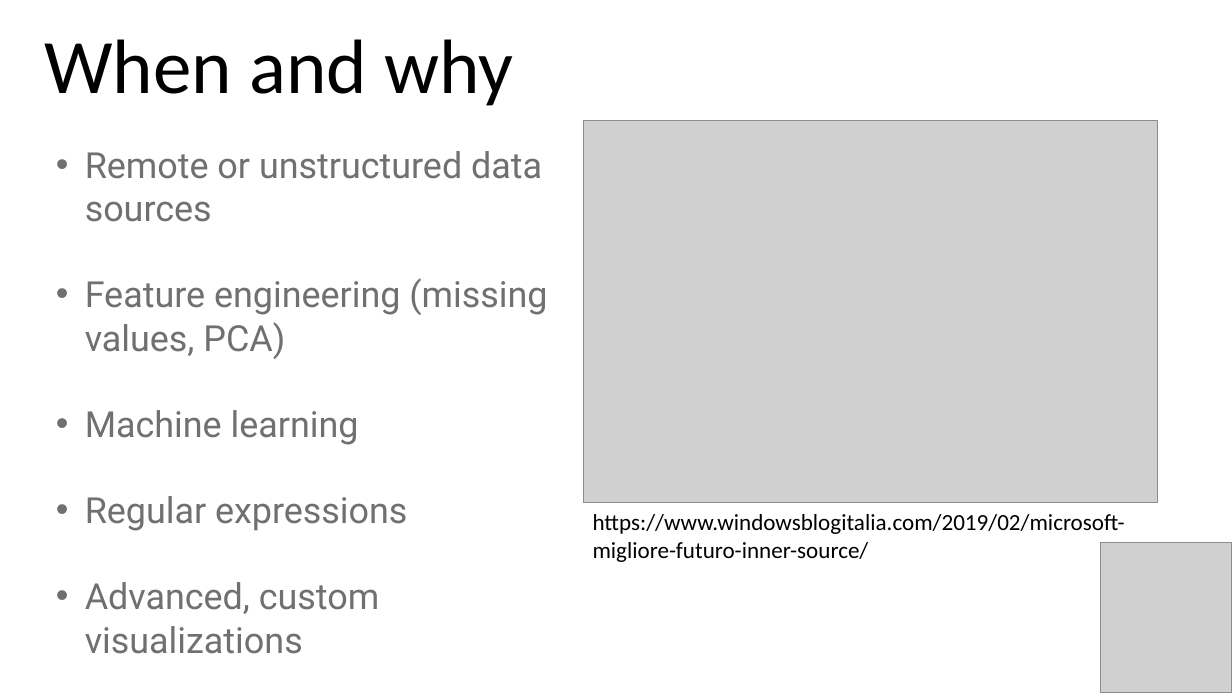
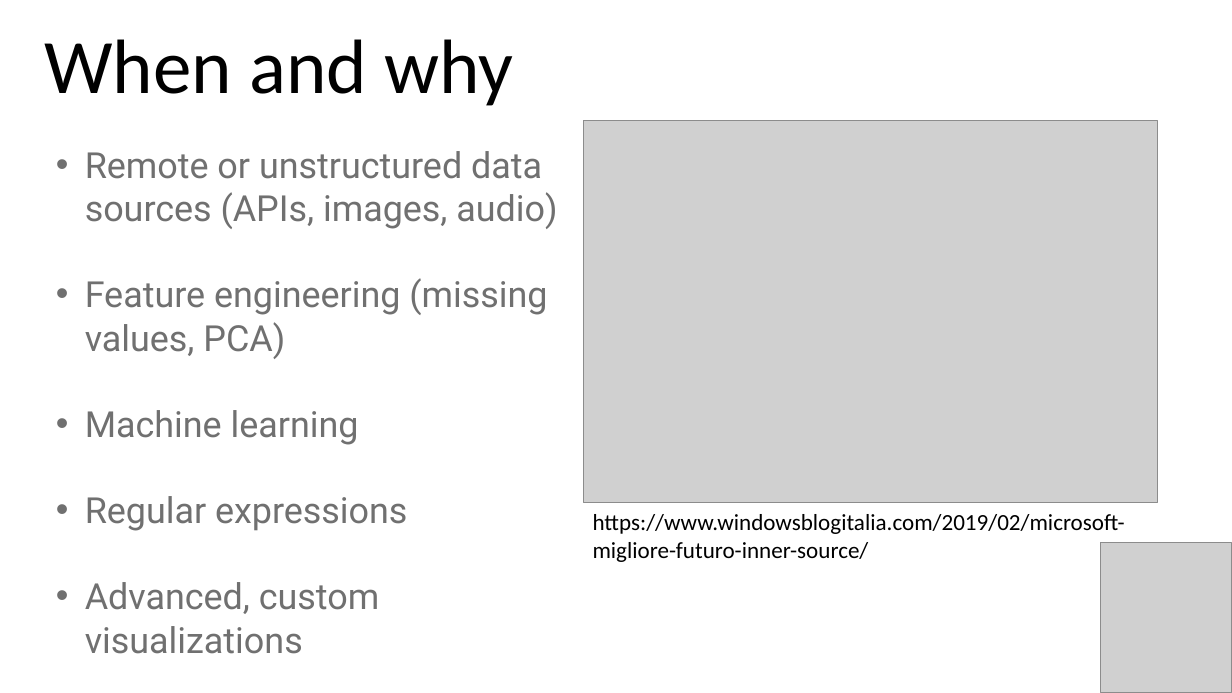
Before and after one commit to stringfestdata/satrday-r-power-bi, a slide deck: slide 5 of satrday-r-power-bi.pptx (slide 4 before the commit). Drawn at 1232x693 pixels with LibreOffice and Linux fonts; fonts in the diff are those of the drawing; grey boxes stand for pictures. Boxes give left, top, right and bottom in pixels: in the first picture for what was removed or moved away, otherwise in the second. Text is boxed around its words. In the diff, an @@ line names an element or a change of style, - is before the commit and + after.

```diff
--- a/satrday-r-power-bi.pptx
+++ b/satrday-r-power-bi.pptx
@@ text at (x1=85, y1=151, x2=557, y2=229): text changed @@
-• Remote or unstructured data sources
+• Remote or unstructured data sources (APIs, images, audio)
```
Also in this commit, not shown: 3 other slides changed, 1 slide added, 5 other files.
